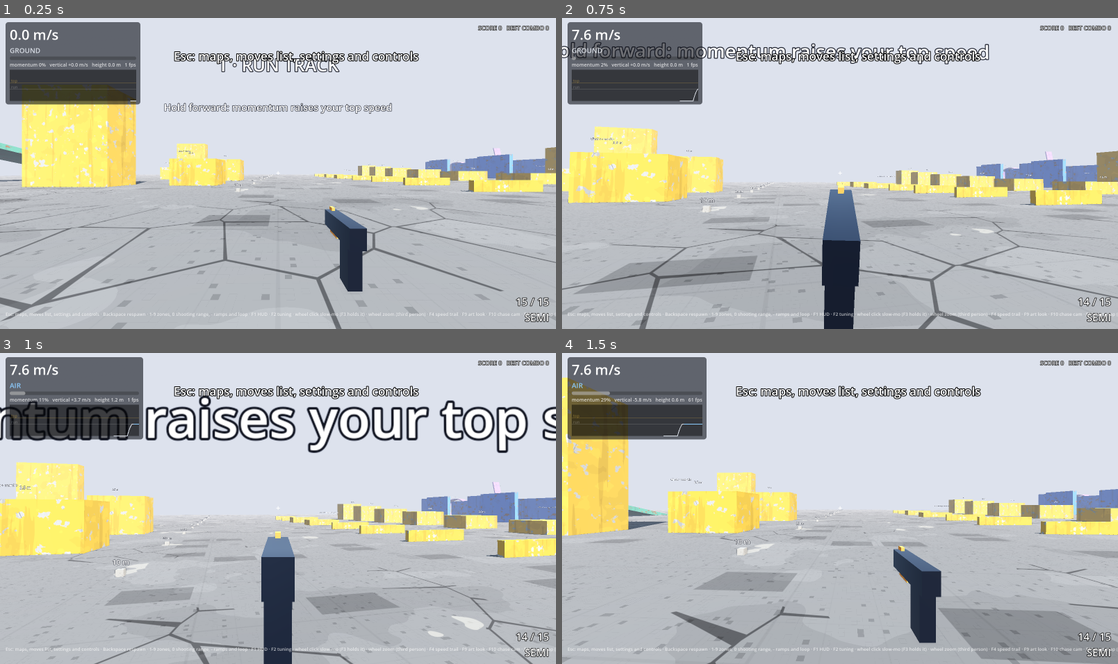
Above: before the commit, frames 1-4 (two rows, left to right).
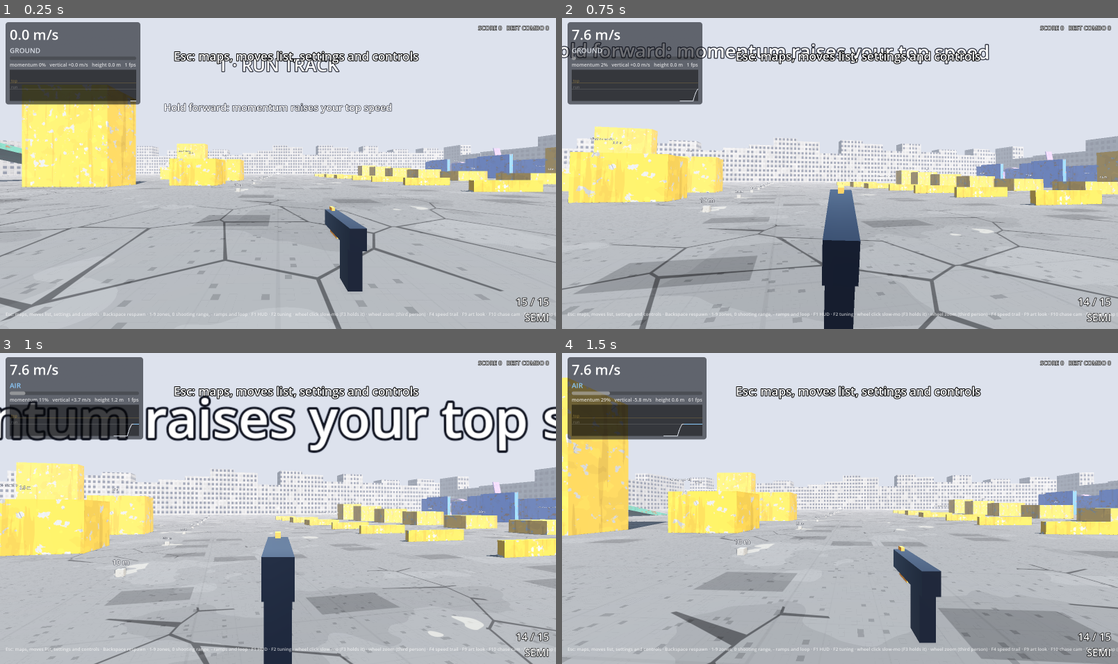
Above: after the commit, the same moments.

Repository: daxtinenichols/trickshot
Game: Godot game, scene res://levels/sandbox.tscn
Same seed, same stepped clock (60 frames per second), same inputs: the game is played once before the commit and once after it.
Inputs (mouse positions are in pixels of both pictures, inside the frame that each line leads up to):
- Up to frame 1 (0.25 s): no input
- Up to frame 2 (0.75 s): tap Enter at 0.5 s; move the mouse to (867, 170) at 0.52 s; hold W (move_forward) from 0.53 s (still down); hold Right mouse button (aim) from 0.53 s (still down); click (867, 170) at 0.67 s
- Up to frame 3 (1 s): keep holding W (move_forward); keep holding Right mouse button (aim); tap Space (jump) at 0.77 s
- Up to frame 4 (1.5 s): keep holding W (move_forward); move the mouse to (812, 508) at 1.27 s; release Right mouse button (aim) at 1.28 s; tap Ctrl (crouch) at 1.35 s

The runs differ from the first frame. In frame 1, 1.5% of the frame differs, in the area x 0-100%, y 37-51%; in frame 2, 2.9%; in frame 3, 3.5%, in the area x 0-100%, y 36-53%; in frame 4, 2.0%.

Commit message:
Sandbox: bigger floor and ruined buildings closing every edge
Applies the art thread's perimeter (MapPieces.perimeter) to the sandbox;
the floor now reaches past the enemies arena.

Co-Authored-By: Claude Opus 5.5 (1M context) <noreply@anthropic.com>
Claude-Session: https://claude.ai/code/session_011hg9Kk5Vd2Ayb5Vtmyg1qs

Diff:
--- a/levels/sandbox_builder.gd
+++ b/levels/sandbox_builder.gd
@@ -50,7 +50,11 @@
 	spawns.clear()
 	zone_names.clear()
 
-	_box(Vector3(10, -0.5, -40), Vector3(320, 1, 260), Kind.FLOOR)
+	# Floor reaches past the enemies arena (to z 115); ruined buildings close every edge.
+	_box(Vector3(10, -0.5, -27.5), Vector3(320, 1, 285), Kind.FLOOR)
+	for piece in MapPieces.perimeter(Vector3(10, 0, -27.5), Vector2(320, 285)):
+		var t: Transform3D = piece.transform
+		_box_basis(t.origin, piece.size, t.basis, Kind.NEUTRAL).set_meta("look", "FACADE")
 	_zone_run_track(Vector3(0, 0, 0))
 	_zone_vault_lane(Vector3(20, 0, 0))
 	_zone_mantle_steps(Vector3(40, 0, 0))
--- a/tests/test_maps.gd
+++ b/tests/test_maps.gd
@@ -412,3 +412,8 @@
 func test_mall_edges_closed() -> void:
 	await _load(MALL)
 	_check_closed(MallBuilder.GROUND_CENTER, MallBuilder.GROUND_SIZE)
+
+
+func test_sandbox_edges_closed() -> void:
+	await _load(preload("res://levels/sandbox.tscn"))
+	_check_closed(Vector3(10, 0, -27.5), Vector2(320, 285))
